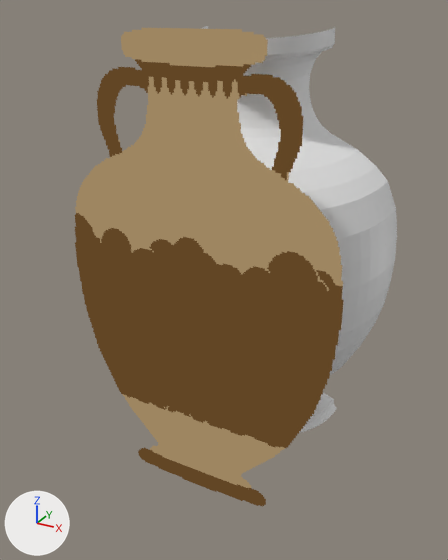
Before and after pictures for a commit that changed the Blender file Assets/Worldbuilding/Vase4.blend.
Both versions are drawn from a 50 mm camera at (16.8, -27.1, 28.6) aimed at (-0.9, 5.1, 12.5). Arrows for +X, +Y and +Z are at lower left; the lights stay in place.

Before the edit, the objects in view are built like this:
```python
me_0_001 = bpy.data.meshes.new('0.001')
me_0_001.from_pydata(...)  # 1122 vertices, 1056 faces; spans x -8.6..8.6, y -8.6..0.0, z -13.9..13.8
me_big_vessel_ornament_2_1 = bpy.data.meshes.new('Big_Vessel_Ornament_2.1')
me_big_vessel_ornament_2_1.from_pydata(...)  # 4 vertices, 1 face; spans x -0.31..0.31, y -0.5..0.5, z 0.0
me_big_vessel_ornament_2_1.materials.append(mat_big_vessel_ornament_2_1)
ob_big_vessel_ornament_2_1 = bpy.data.objects.new('Big_Vessel_Ornament_2.1', me_big_vessel_ornament_2_1)
ob_big_vessel_ornament_2_1.location = (0.0, 0.0, 13.85)
ob_big_vessel_ornament_2_1.rotation_euler = (1.571, 0.0, 0.0)  # degrees (90, 0, 0)
ob_big_vessel_ornament_2_1.scale = (27.7, 27.7, 1.0)
ob_cylinder_002 = bpy.data.objects.new('Cylinder.002', me_0_001)
ob_cylinder_002.location = (0.0, 10.58, 13.85)
ob_cylinder_002.rotation_euler = (0.125, 0.0, 0.0)  # degrees (7.2, 0, 0)
```
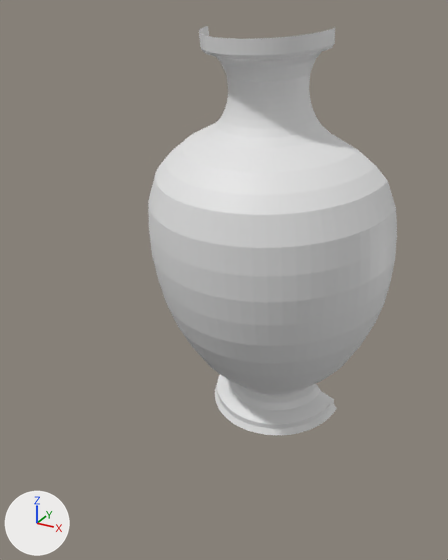
Changed parts and their boxes [x1, y1, x2, y2] in the pictures (448 x 560 px):
'Big_Vessel_Ornament_2.1', hidden
    before: [75, 28, 344, 507]
'Cylinder.002', unchanged, uncovered by the edit
    before: [201, 26, 397, 433]
    after: [148, 26, 397, 435]

The edits, one by one:
Object 'Big_Vessel_Ornament_2.1' (ob_big_vessel_ornament_2_1) is now hidden.
